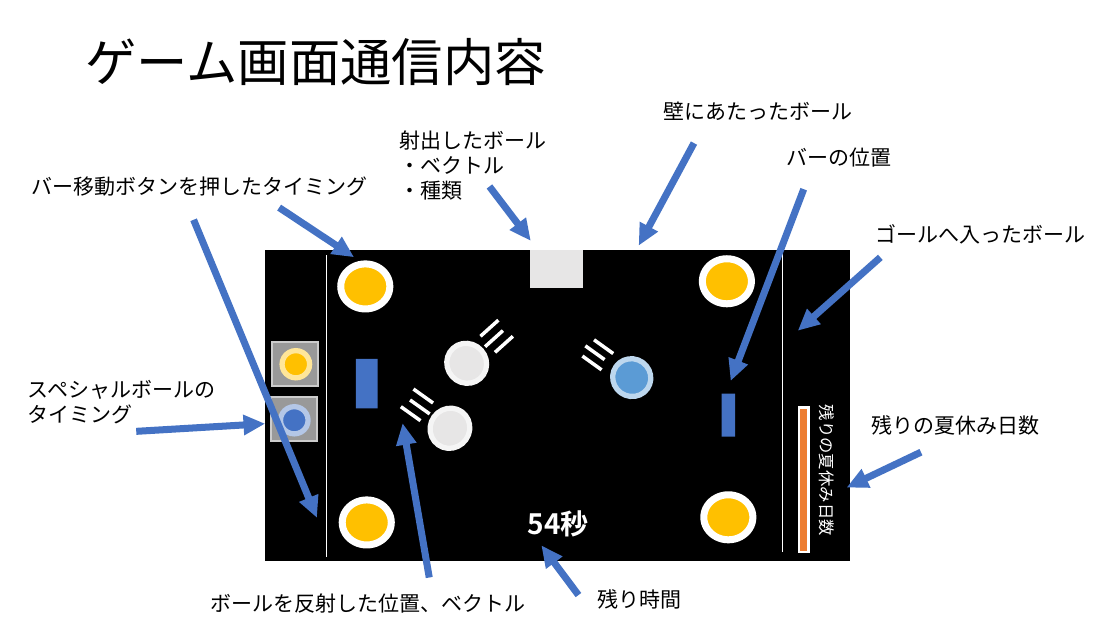
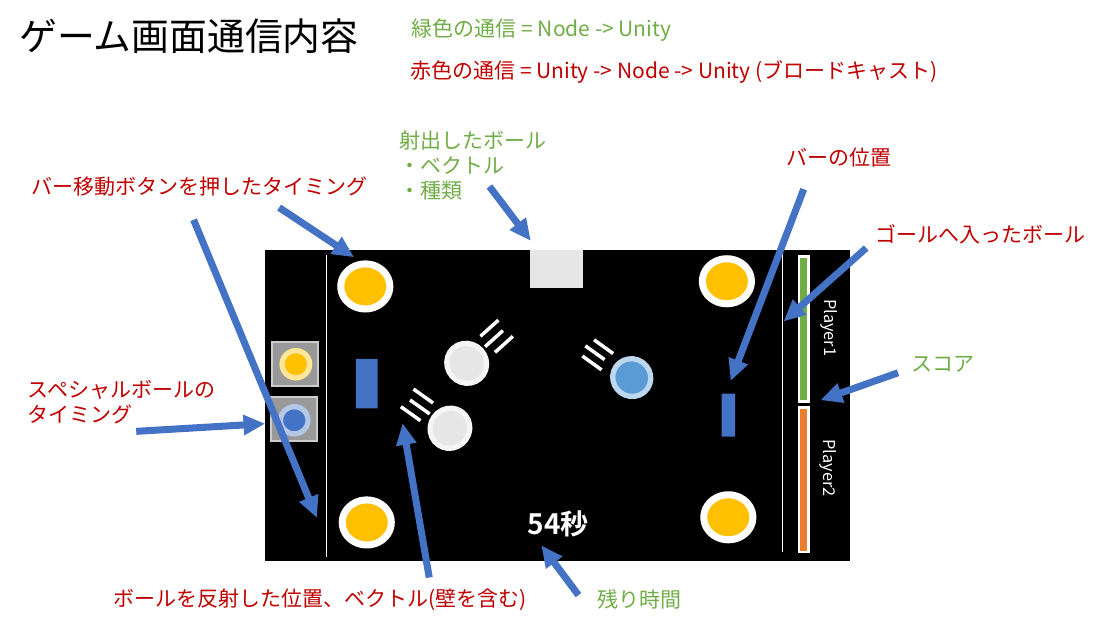
Before and after one commit to best-summer/project-dystopia, a slide deck: slide 3 of api-doc/design.pptx. Drawn at 1120x630 pixels with LibreOffice and Linux fonts; fonts in the diff are those of the drawing. Boxes give left, top, right and bottom in pixels: in the first picture for what was removed or moved away, otherwise in the second. Text is boxed around its words. In the diff, an @@ line names an element or a change of style, - is before the commit and + after.

```diff
--- a/api-doc/design.pptx
+++ b/api-doc/design.pptx
@@ title "ゲーム画面通信内容": place and size @@
-title "ゲーム画面通信内容" at (85, 38, 545, 86)
+title "ゲーム画面通信内容" at (19, 18, 358, 53)
@@ title "ゲーム画面通信内容" at (19, 18, 358, 53): size 44 to 32.4 pt @@
@@ text added at (412, 18, 672, 41), 18 pt, text #70AD47 @@
+緑色の通信 = Node -> Unity
@@ text added at (410, 60, 937, 83), 18 pt, text #C00000 @@
+赤色の通信 = Unity -> Node -> Unity (ブロードキャスト)
@@ text removed at (664, 101, 853, 120) @@
-壁にあたったボール
@@ text "射出したボール" at (399, 130, 546, 200): text colour #000000 to #70AD47 @@
@@ arrow removed from (694, 143) to (639, 245) @@
@@ arrow moved from (881, 257) - (798, 330) to (866, 248) - (784, 321) @@
@@ rectangle added at (799, 256, 809, 402), fill #70AD47, outline #FFFFFF 2.25 pt @@
@@ text added at (819, 304, 843, 355), 14 pt, text #FFFFFF @@
+Player1
@@ text at (911, 356, 974, 372): text changed; text colour #000000 to #70AD47 @@
-残りの夏休み日数
+スコア
@@ text colour #000000 to #C00000 in 4 elements at (31, 176, 367, 196), (876, 224, 1086, 244), (786, 147, 891, 167), (28, 380, 216, 424) @@
@@ arrow moved from (921, 452) - (847, 487) to (898, 373) - (822, 400) @@
@@ text removed at (816, 418, 840, 532) @@
-残りの夏休み日数
@@ text added at (819, 445, 843, 496), 14 pt, text #FFFFFF @@
+Player2
@@ text at (114, 588, 527, 610): text changed; text colour #000000 to #C00000 @@
-ボールを反射した位置、ベクトル
+ボールを反射した位置、ベクトル(壁を含む)
@@ text "残り時間" at (598, 589, 682, 609): text colour #000000 to #70AD47 @@
```
Also in this commit, not shown: 1 slide removed, 2 other files.
